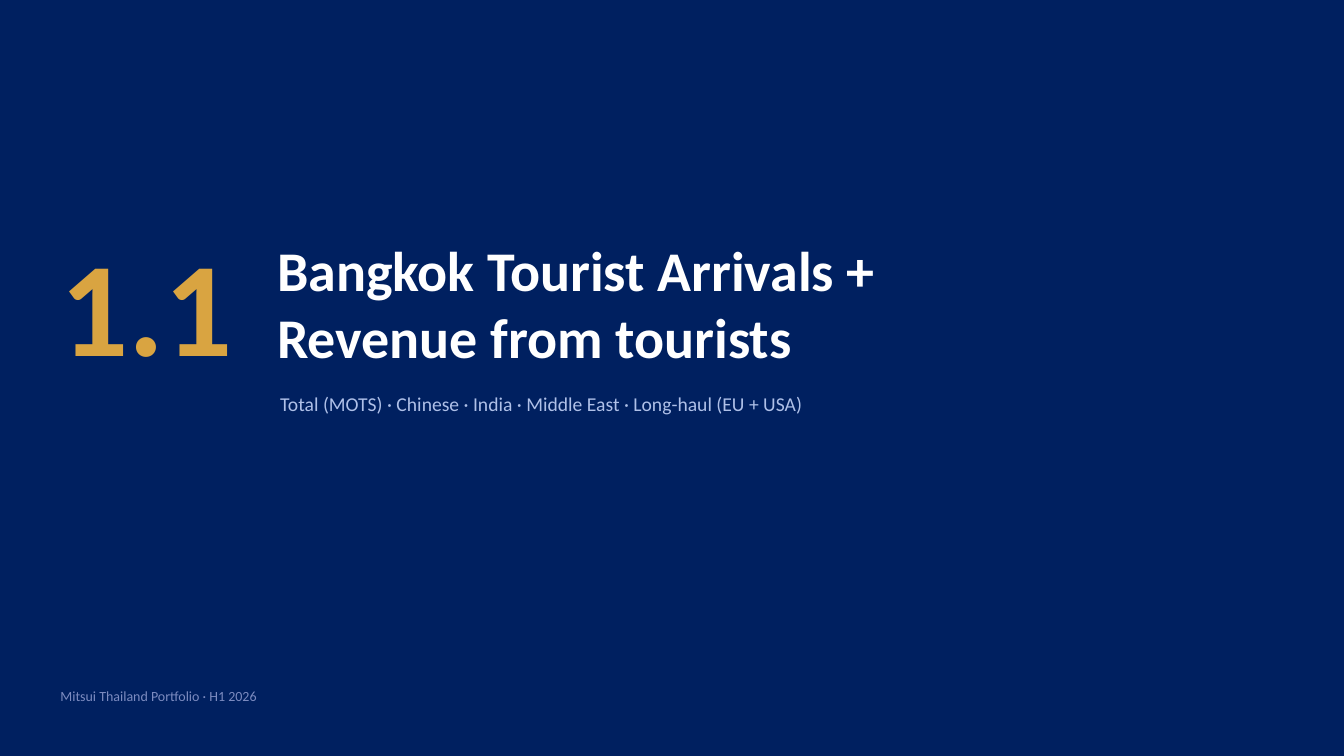
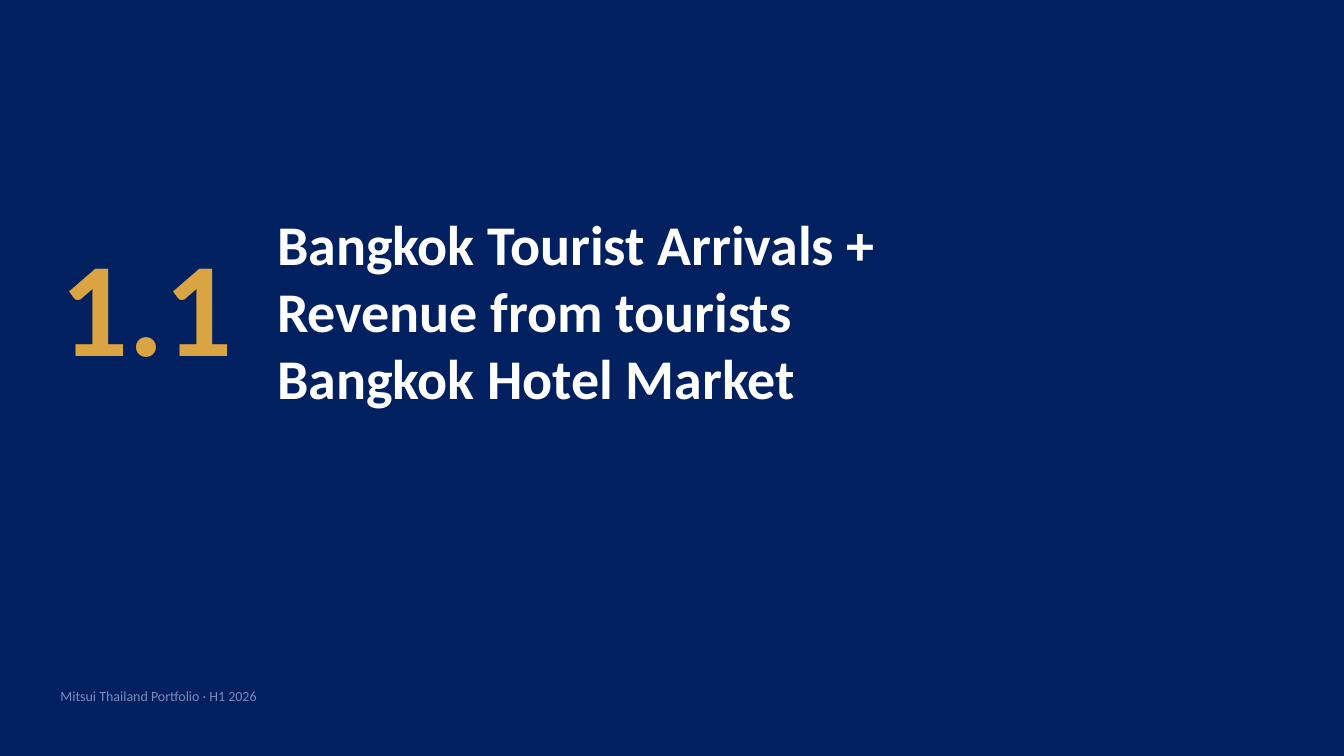
Before and after one commit to Chavin2543/mae-workspace, a slide deck: slide 10 of output/Portfolio_Performance_Report_H1-2026.pptx. Drawn at 1344x756 pixels with LibreOffice and Linux fonts; fonts in the diff are those of the drawing. Boxes give left, top, right and bottom in pixels: in the first picture for what was removed or moved away, otherwise in the second. Text is boxed around its words. In the diff, an @@ line names an element or a change of style, - is before the commit and + after.

```diff
--- a/output/Portfolio_Performance_Report_H1-2026.pptx
+++ b/output/Portfolio_Performance_Report_H1-2026.pptx
@@ text "Bangkok Tourist Arrivals + Revenue ...": place and size @@
-text "Bangkok Tourist Arrivals + Revenue ..." at bbox=[277, 251, 835, 359]
+text "Bangkok Tourist Arrivals + Revenue ..." at bbox=[277, 225, 835, 409]
@@ text at bbox=[277, 359, 795, 409]: paragraph added @@
+Bangkok Hotel Market
@@ text removed at bbox=[280, 397, 802, 415] @@
-Total (MOTS) · Chinese · India · Middle East · Long-haul (EU + USA)
```
Also in this commit, not shown: 5 other slides changed, 3 slides added.
